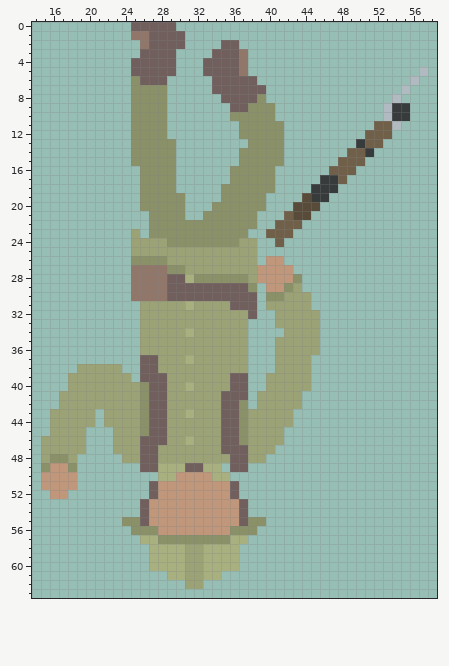
Pixel-art sprite, stored at sprites/units/salfedor/infantry/salfedor-infantry-corpse.png. The first picture shows the starting point.
The file is 64x64 pixels. Shown: x 14..58, y 0..63.
Once edited:
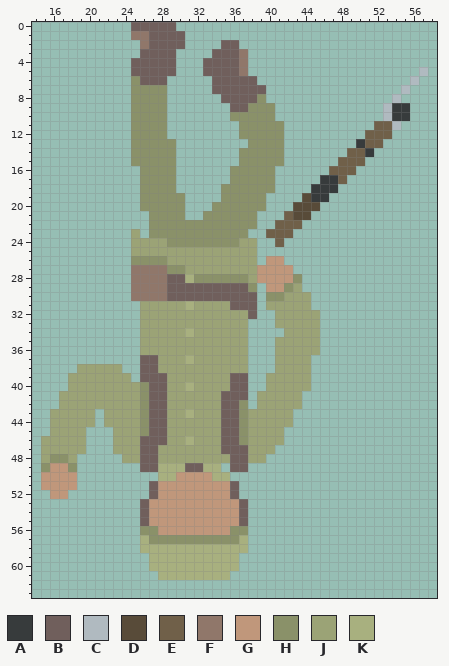
Palette (. is transparent): A #373b3c  B #705f5c  C #b0bac0  D #584b39  E #706049  F #90776a  G #c0977b  H #8a9169  J #9ba376  K #a8b07f
From the commit log: Added sniper to salfedor side i should probably get some blocks from medieval to here
The edit:
y 55: x 24..25 HH -> ..; x 38..39 HH -> ..
y 56: x 25 H -> .; x 38 H -> .
y 57: x 27 K -> H; x 36 K -> H
y 58: x 26 . -> K; x 31..32 JJ -> KK; x 37 . -> K
y 59..60: x 31..32 JJ -> KK
y 61: x 28 . -> K; x 31..32 JJ -> KK; x 35 . -> K
y 62: x 31..32 JJ -> ..
